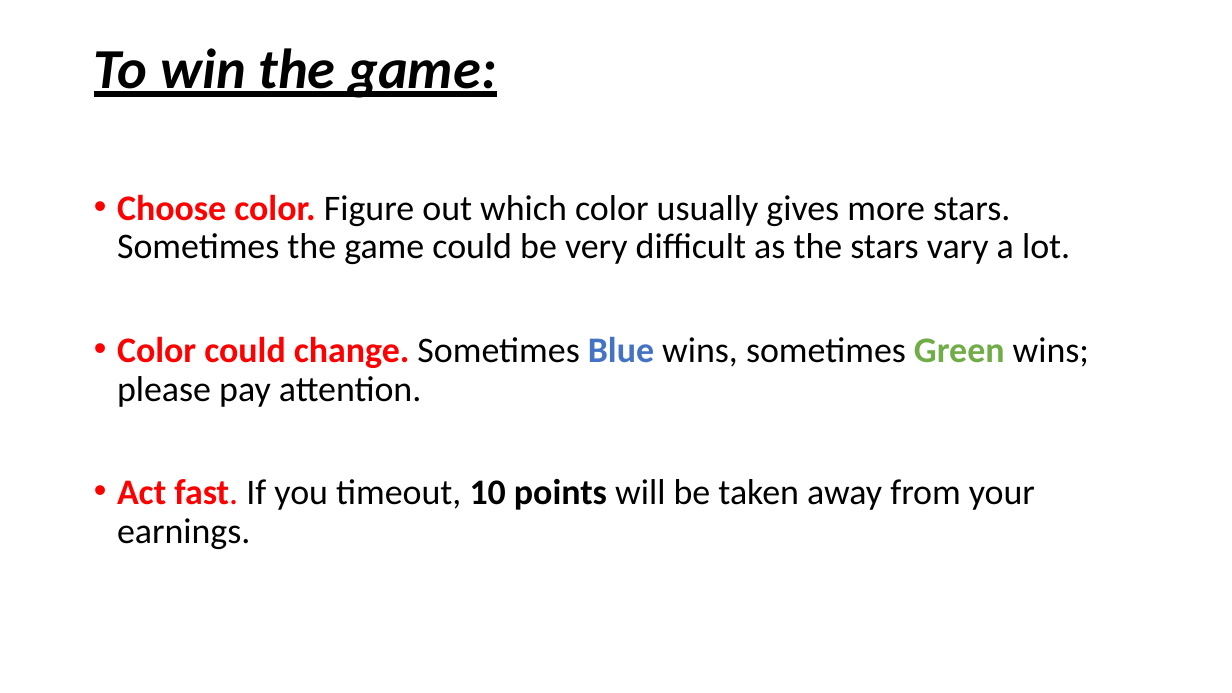
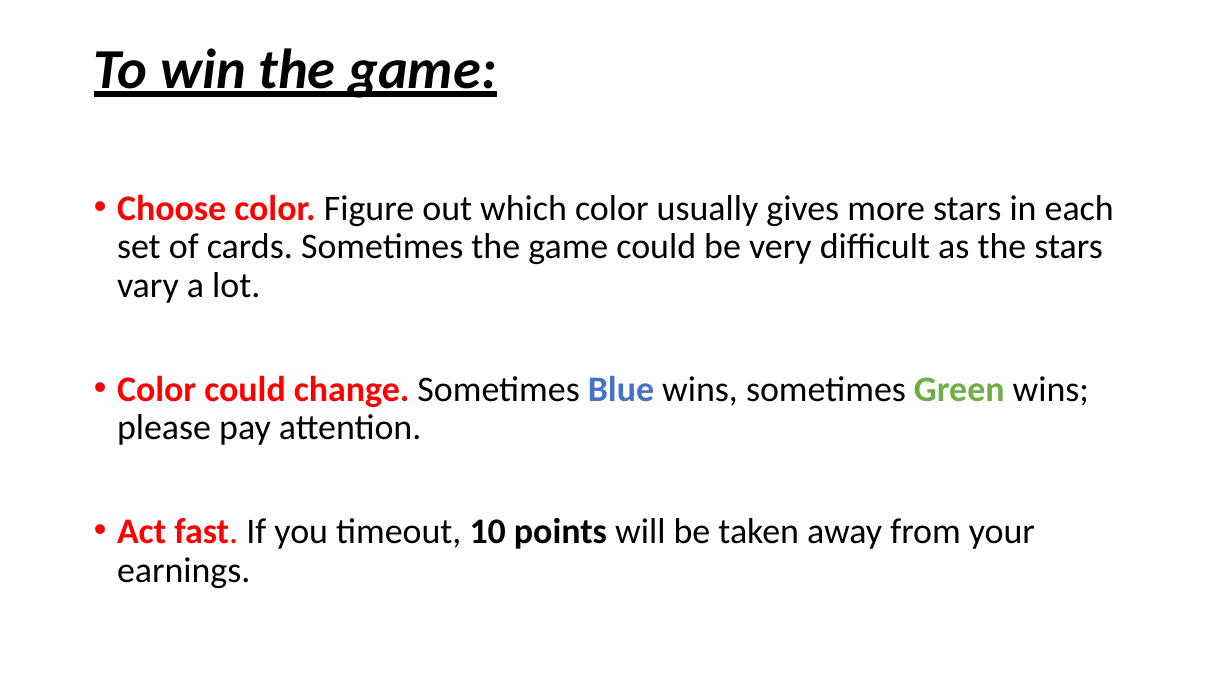
Before and after one commit to LillianXu2019/LUX-RL, a slide deck: slide 18 of images/task_instructions_lux.pptx (slide 19 before the commit). Drawn at 1232x693 pixels with LibreOffice and Linux fonts; fonts in the diff are those of the drawing. Boxes give left, top, right and bottom in pixels: in the first picture for what was removed or moved away, otherwise in the second. Text is boxed around its words. In the diff, an @@ line names an element or a change of style, - is before the commit and + after.

```diff
--- a/images/task_instructions_lux.pptx
+++ b/images/task_instructions_lux.pptx
@@ text at [117,194,1114,303]: text changed @@
-• Choose color. Figure out which color usually gives more stars. Sometimes the game could be very difficult as the stars vary a lot.
+• Choose color. Figure out which color usually gives more stars in each set of cards. Sometimes the game could be very difficult as the stars vary a lot.
```
Also in this commit, not shown: 5 other slides changed, 16 slides added, 1 slide removed, 29 other files.
